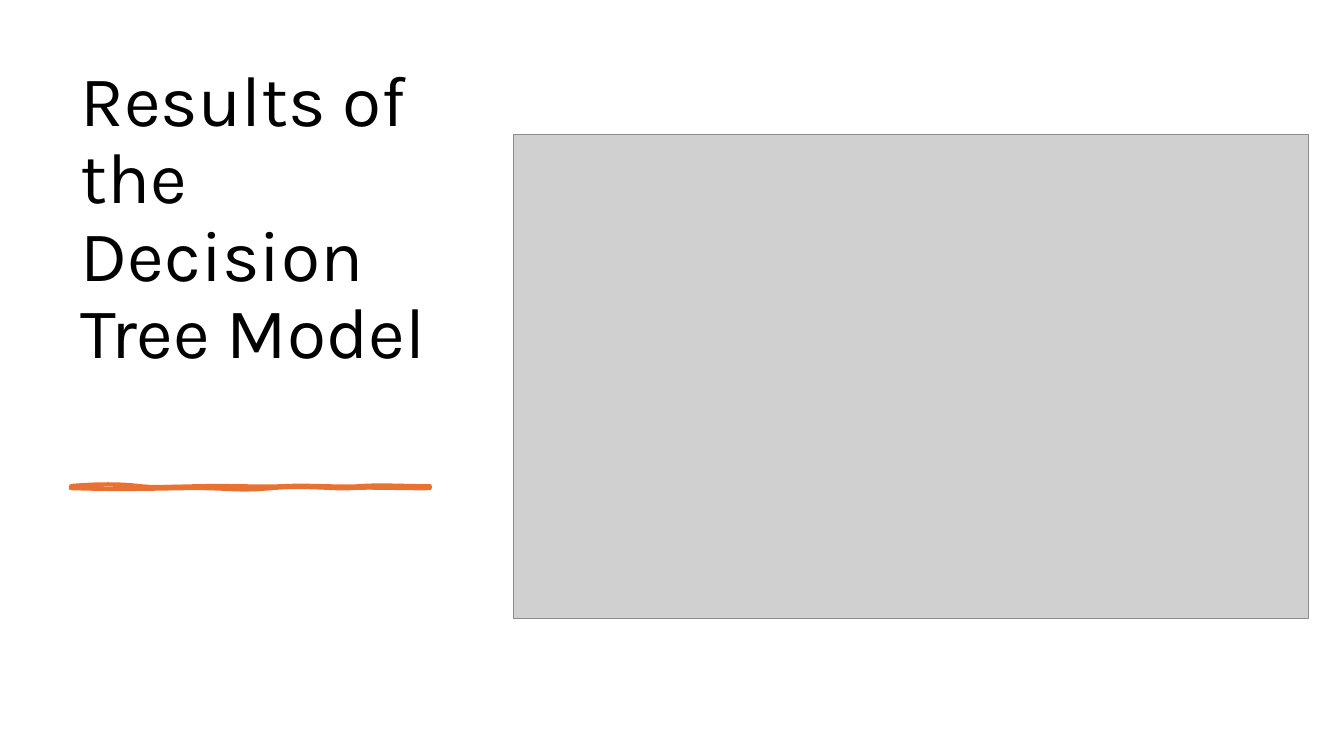
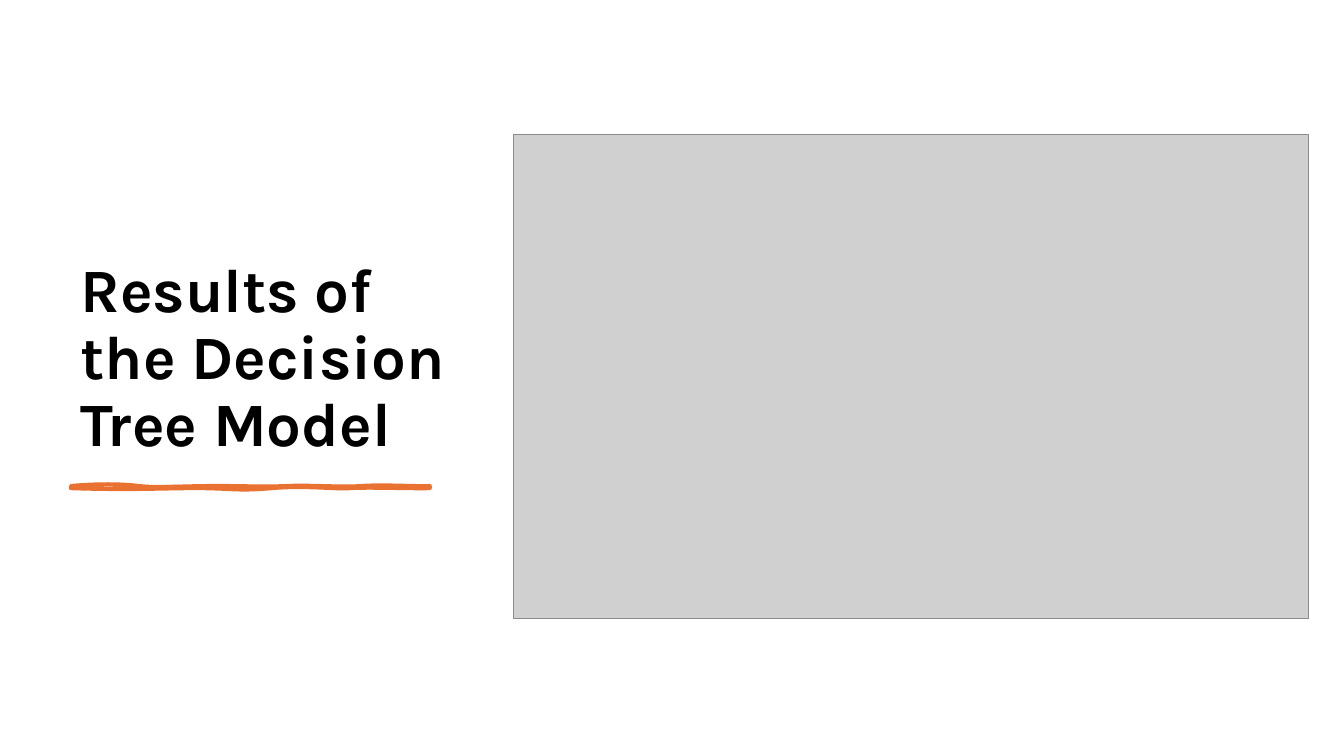
Before and after one commit to AdnanAzem/Malicious-URL-Detection, a slide deck: slide 20 of Malicious-URL-Detection.pptx (slide 15 before the commit). Drawn at 1344x756 pixels with LibreOffice and Linux fonts; fonts in the diff are those of the drawing; grey boxes stand for pictures. Boxes give left, top, right and bottom in pixels: in the first picture for what was removed or moved away, otherwise in the second. Text is boxed around its words. In the diff, an @@ line names an element or a change of style, - is before the commit and + after.

```diff
--- a/Malicious-URL-Detection.pptx
+++ b/Malicious-URL-Detection.pptx
@@ title "Results of the Decision Tree ...": place and size @@
-title "Results of the Decision Tree ..." at box(81, 76, 425, 359)
+title "Results of the Decision Tree ..." at box(81, 269, 445, 447)
@@ title "Results of the Decision Tree ..." at box(81, 269, 445, 447): size 51 to 44 pt, bold on @@
```
Also in this commit, not shown: 19 other slides changed, 10 slides added, 21 other files.
